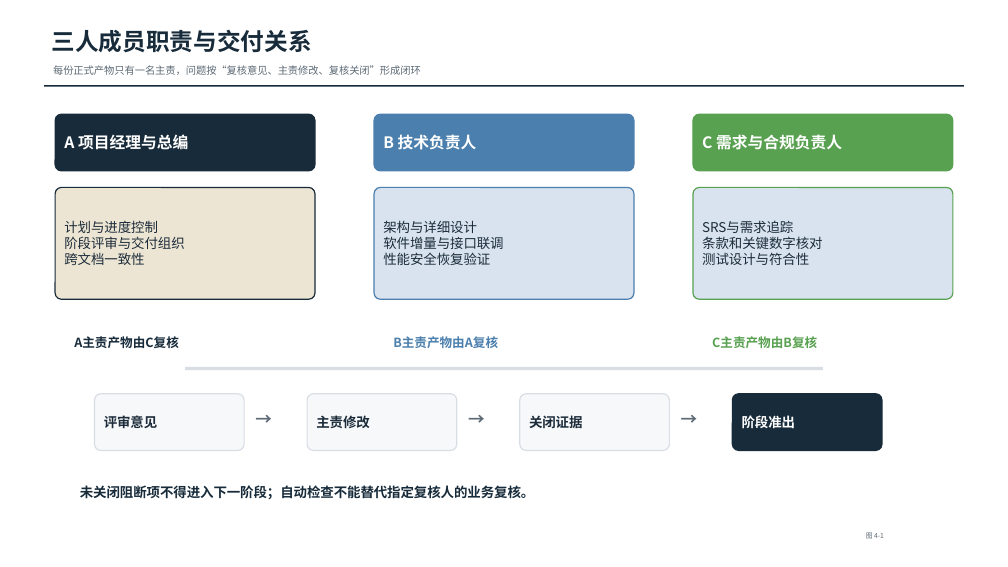
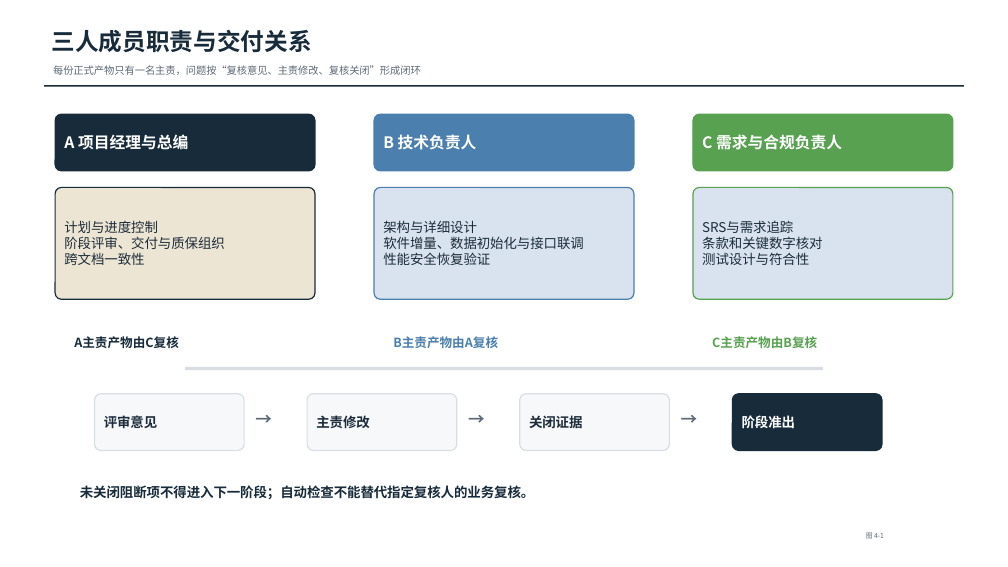
Before and after one commit to Renny1700132/emergency-response-platform, a slide deck: slide 4 of docs/work/A_PM/project_plan_v1_figures.pptx. Drawn at 1008x567 pixels with LibreOffice and Linux fonts; fonts in the diff are those of the drawing. Boxes give left, top, right and bottom in pixels: in the first picture for what was removed or moved away, otherwise in the second. Text is boxed around its words. In the diff, an @@ line names an element or a change of style, - is before the commit and + after.

```diff
--- a/docs/work/A_PM/project_plan_v1_figures.pptx
+++ b/docs/work/A_PM/project_plan_v1_figures.pptx
@@ text in rounded rectangle at <box>64,236,224,249</box>: text changed @@
-阶段评审与交付组织
+阶段评审、交付与质保组织
@@ text in rounded rectangle at <box>383,237,584,249</box>: text changed @@
-软件增量与接口联调
+软件增量、数据初始化与接口联调
```
Also in this commit, not shown: 3 other slides changed, 4 other files.
